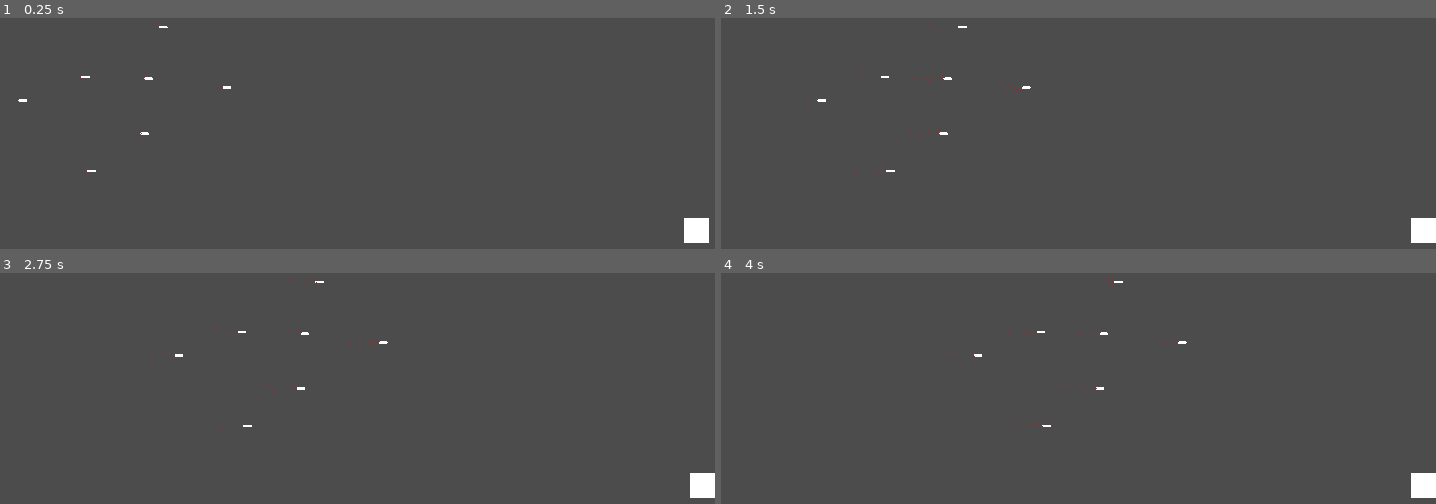
Above: before the commit, frames 1-4 (two rows, left to right).
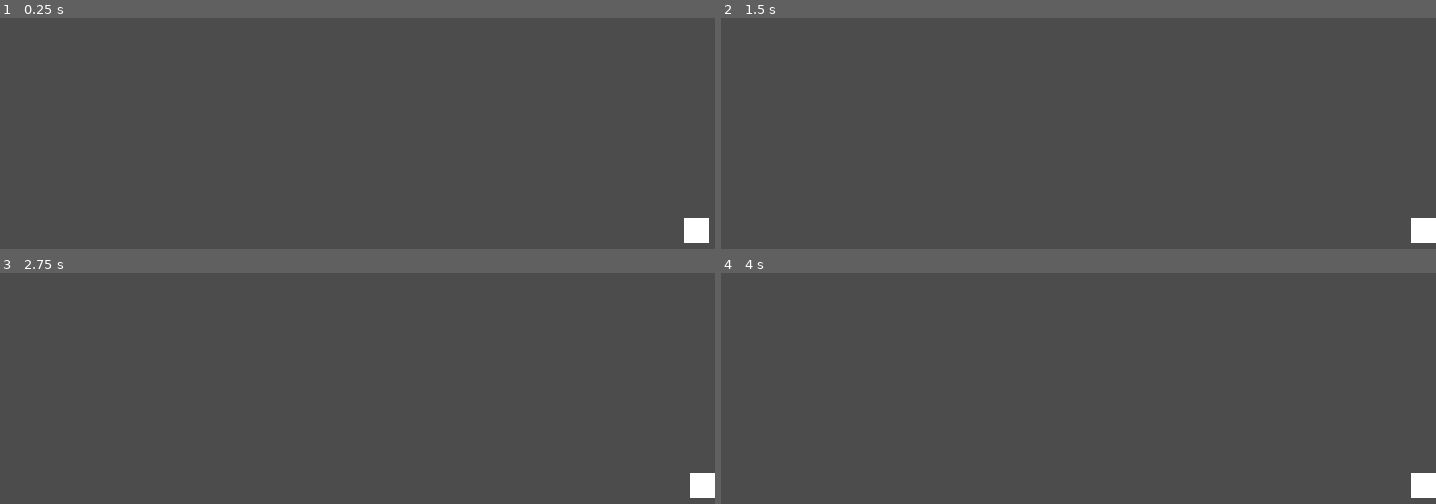
Above: after the commit, the same moments.

Repository: Noviv/BismarkUnchained
Game: Godot game, scene res://scenes/Main/Main.tscn
Same seed, same stepped clock (60 frames per second), same inputs: the game is played once before the commit and once after it.
Inputs:
- Up to frame 1 (0.25 s): no input
- Up to frame 2 (1.5 s): no input
- Up to frame 3 (2.75 s): no input
- Up to frame 4 (4 s): no input

The runs differ from the first frame. In frame 1, 0.1% of the frame differs, in the area x 2-33%, y 3-68%; in frame 2, 0.1%, in the area x 12-44%, y 2-68%; in frame 3, 0.1%; in frame 4, 0.1%.

Commit message:
remove main scene bullets

Diff:
--- a/BismarkUnchained/scenes/Main/Main.tscn
+++ b/BismarkUnchained/scenes/Main/Main.tscn
@@ -1,9 +1,8 @@
-[gd_scene load_steps=5 format=2]
+[gd_scene load_steps=4 format=2]
 
 [ext_resource path="res://scenes/Main/Main.gd" type="Script" id=1]
 [ext_resource path="res://scenes/Wall.tscn" type="PackedScene" id=2]
 [ext_resource path="res://scenes/Player.tscn" type="PackedScene" id=3]
-[ext_resource path="res://scenes/Bullet/Bullet.tscn" type="PackedScene" id=4]
 
 [node name="Main" type="Node2D"]
 script = ExtResource( 1 )
@@ -13,24 +12,3 @@
 [node name="Player" parent="." instance=ExtResource( 3 )]
 position = Vector2( 500, 500 )
 scale = Vector2( 1, 1 )
-
-[node name="Bullet" parent="." instance=ExtResource( 4 )]
-position = Vector2( 147.328, 292.072 )
-
-[node name="Bullet2" parent="." instance=ExtResource( 4 )]
-position = Vector2( 348.936, 257.179 )
-
-[node name="Bullet3" parent="." instance=ExtResource( 4 )]
-position = Vector2( 372.198, 174.468 )
-
-[node name="Bullet4" parent="." instance=ExtResource( 4 )]
-position = Vector2( 257.179, 404.507 )
-
-[node name="Bullet5" parent="." instance=ExtResource( 4 )]
-position = Vector2( 342.474, 345.059 )
-
-[node name="Bullet6" parent="." instance=ExtResource( 4 )]
-position = Vector2( 248.132, 254.594 )
-
-[node name="Bullet7" parent="." instance=ExtResource( 4 )]
-position = Vector2( 474.294, 271.395 )
